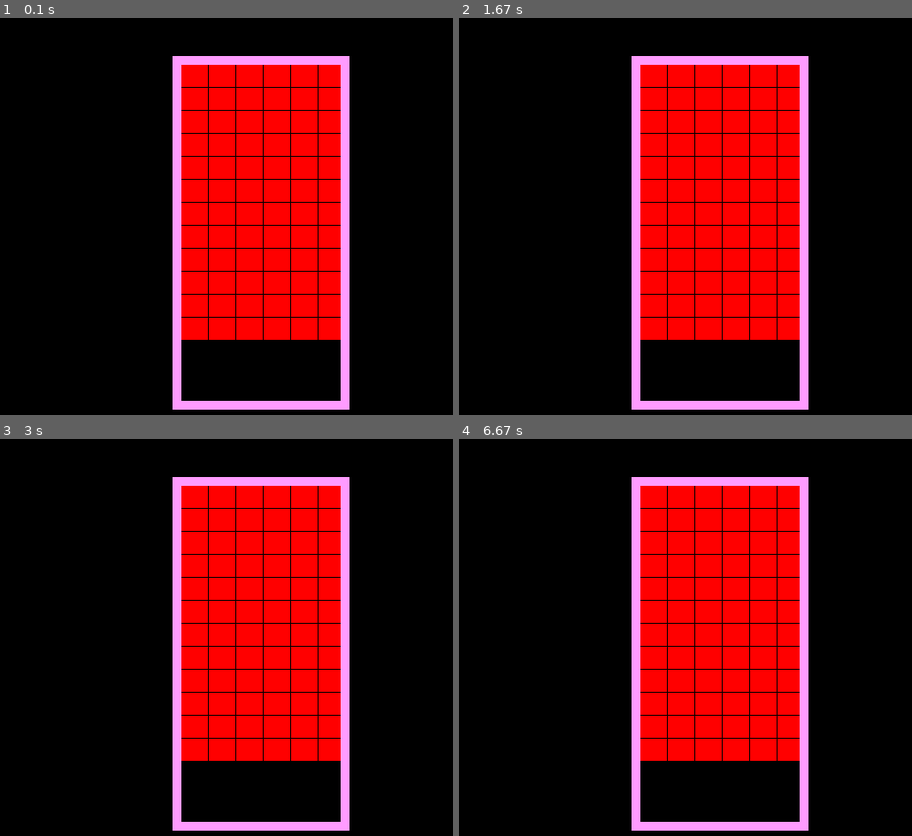
Above: before the commit, frames 1-4 (two rows, left to right).
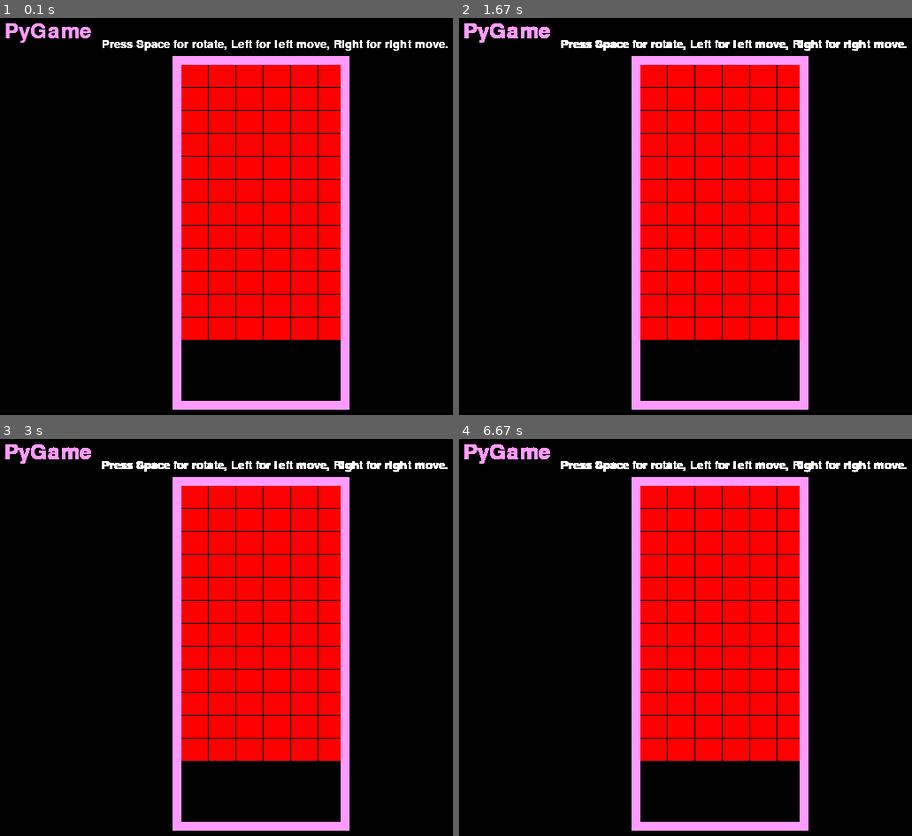
Above: after the commit, the same moments.

Repository: superupon/PyGame
Game: pygame game, started from WPyGame.py
Same seed, same stepped clock (60 frames per second), same inputs: the game is played once before the commit and once after it. The source is Python 2; it was converted automatically to run under Python 3.
Inputs:
- Up to frame 1 (0.1 s): no input
- Up to frame 2 (1.67 s): hold Right 0.33-0.8 s
- Up to frame 3 (3 s): hold Left 1.83-2.37 s
- Up to frame 4 (6.67 s): no input

The runs differ from the first frame. In frame 1, 1.2% of the frame differs, in the area x 1-99%, y 1-9%; in frame 2, 1.3%; in frame 3, 1.3%; in frame 4, 1.3%.

Commit message:
Use draw text function to display necessary text help

Diff:
--- a/Drawer.py
+++ b/Drawer.py
@@ -1,14 +1,21 @@
 import pygame
 
 class Drawer:
+    PINK_COLOR   = (255, 155, 255)
+    WHITE_COLOR  = (255, 255, 255)
     def __init__(self, surface):
         self._surface = surface
 
     def draw_field():
         pass
 
-    def draw_text():
-        pass
+    def draw_text(self):
+        font = pygame.font.Font(None, 36)
+        game_title = font.render("PyGame", 1, Drawer.PINK_COLOR)
+        font = pygame.font.Font(None, 20)
+        remind = font.render("Press Space for rotate, Left for left move, Right for right move.", 1, Drawer.WHITE_COLOR)
+        self._surface.blit(game_title, (10, 10))
+        self._surface.blit(remind, (120, 30))
 
     def draw_content():
         pass
--- a/WPyGame.py
+++ b/WPyGame.py
@@ -1,6 +1,7 @@
 import sys, pygame
 from pygame.locals import *
 from PyGame import *
+from Drawer import *
 
 class WindowField:
     def __init__(self, row, column):
@@ -16,6 +17,7 @@
     pygame.init()
     clock = pygame.time.Clock()
     window = pygame.display.set_mode((640, 480))
+    drawer = Drawer(window)
     count = 0
     pygame.display.set_caption("PyGame")
     content = Content(12, 6)
@@ -35,6 +37,7 @@
                 if event.__dict__['key'] == K_RIGHT:
                     content.right()
 
+        drawer.draw_text()
         #window.fill((60, 100, 200))
         pygame.draw.rect(window, (255,155,255), (200, 50, 200, 400), 10)
         pygame.display.update()
